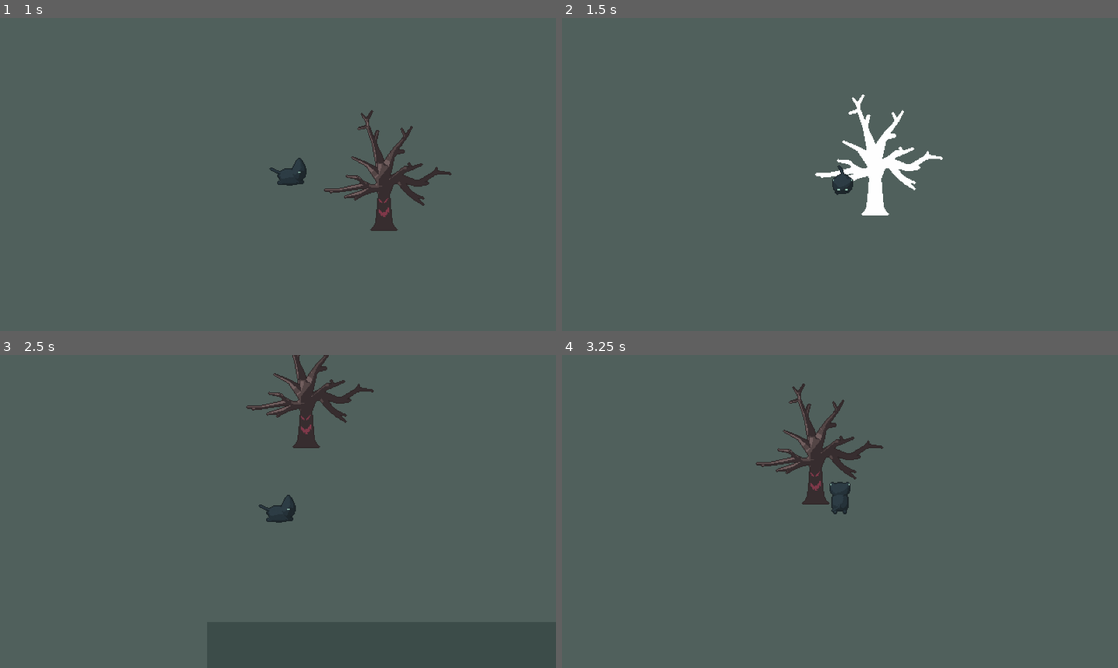
Above: before the commit, frames 1-4 (two rows, left to right).
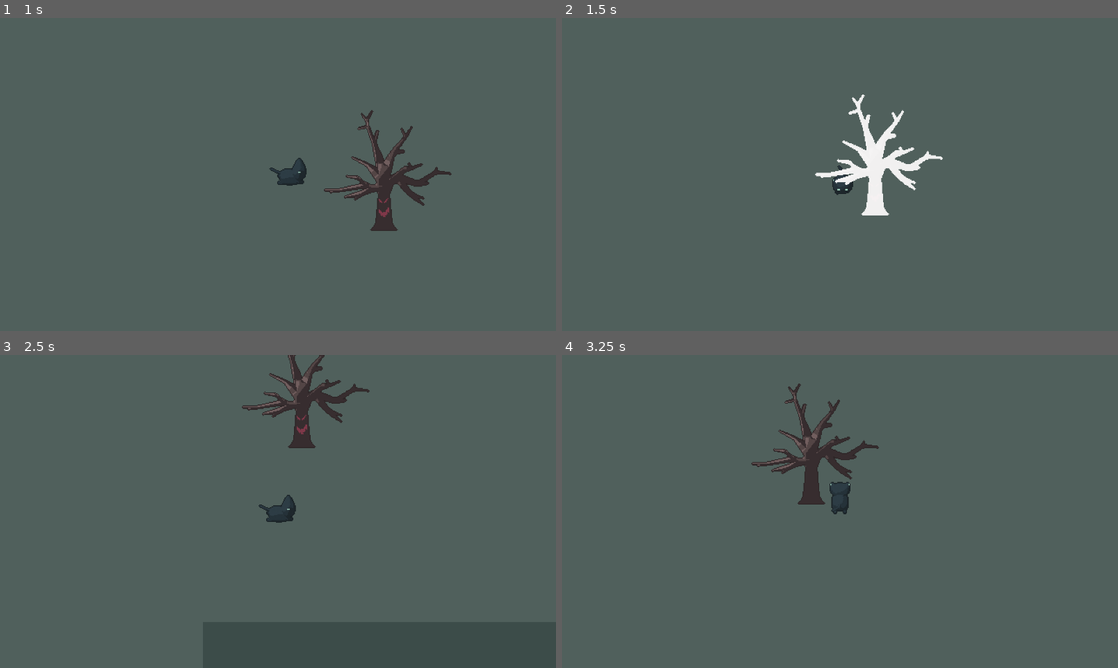
Above: after the commit, the same moments.

Repository: deerformera/neruka
Game: Godot game, scene res://worlds/world.tscn
The game is run twice, just before and just after one commit, with the same random seed, the same clock (stepped at 60 frames per second) and the same inputs.
Inputs:
- Up to frame 1 (1 s): tap Enter at 0.5 s; hold D (n_right) from 0.53 s (still down); tap 1 (n_ability1) at 0.6 s
- Up to frame 2 (1.5 s): release D (n_right) at 1.28 s; hold S (n_down) from 1.28 s (still down); tap 2 (n_ability2) at 1.35 s
- Up to frame 3 (2.5 s): release S (n_down) at 2.03 s; hold D (n_right) from 2.03 s (still down); hold Space (n_attack) from 2.03 s (still down)
- Up to frame 4 (3.25 s): release D (n_right) at 2.78 s; release Space (n_attack) at 2.78 s; hold W (n_up) from 2.78 s (still down); tap 1 (n_ability1) at 2.85 s

Frame 1 is identical in both runs. In frame 2, less than 0.1% of the frame differs, in the area x 49-53%, y 48-54%; in frame 3, 1.3%; in frame 4, 1.5%, in the area x 34-58%, y 9-48%.
Error before the commit: Invalid call to function 'get_current_node' in base 'AnimationNodeStateMachinePlayback'. Expected 0 arguments. (res://characters/flor/states/hurt.gd:10)

Commit message:
combat fix

Diff:
--- a/characters/cat/cat.tscn
+++ b/characters/cat/cat.tscn
@@ -1770,3 +1770,8 @@
 
 [node name="Attack" type="Node" parent="StateMachine"]
 script = ExtResource( 6 )
+
+[node name="WallRay" type="RayCast2D" parent="."]
+enabled = true
+cast_to = Vector2( 32, 0 )
+collision_mask = 5
--- a/characters/cat/states/attack.gd
+++ b/characters/cat/states/attack.gd
@@ -23,6 +23,10 @@
 
 	if valid && animnode == "Walk": machine.travel("Normal")
 
+	var cat = owner as Character
+
+	owner.get_node("WallRay").rotation = owner.velocity_static.angle()
+
 func attack(animnode: String):
 	yield(get_tree().create_timer(0.2), "timeout")
 
@@ -32,8 +36,11 @@
 	if animnode == "Attack2": slash_ins.get_node("AnimatedSprite").flip_v = true
 	owner.get_parent().add_child(slash_ins)
 
-	create_tween().tween_property(
-		owner,
-		"global_position",
-		owner.global_position + owner.velocity_static * 5,
-		0.05).set_trans(Tween.TRANS_QUINT).set_ease(Tween.EASE_OUT)
+	var ray: RayCast2D = owner.get_node("WallRay")
+
+	if !ray.is_colliding():
+		create_tween().tween_property(
+			owner,
+			"global_position",
+			owner.global_position + owner.velocity_static * 10,
+			0.05).set_trans(Tween.TRANS_QUINT).set_ease(Tween.EASE_OUT)
--- a/characters/flor/flor.tscn
+++ b/characters/flor/flor.tscn
@@ -81,7 +81,7 @@
 tracks/0/enabled = true
 tracks/0/keys = {
 "times": PoolRealArray( 0, 0.2 ),
-"transitions": PoolRealArray( 10, 1 ),
+"transitions": PoolRealArray( 5, 1 ),
 "update": 0,
 "values": [ 1.0, 0.0 ]
 }
@@ -194,6 +194,7 @@
 [sub_resource type="AnimationNodeStateMachinePlayback" id=23]
 
 [node name="Flor" type="KinematicBody2D"]
+z_index = 1
 collision_layer = 4
 collision_mask = 2
 script = ExtResource( 5 )
--- a/characters/flor/states/hurt.gd
+++ b/characters/flor/states/hurt.gd
@@ -7,6 +7,6 @@
 	owner.animstate.travel("Hurt")
 
 func update():
-	var animnode = owner.animstate.get_current_node("Hurt")
+	var animnode = owner.animstate.get_current_node()
 	if !valid && animnode == "Hurt": valid = true
 	if valid && animnode == "Aggressive": machine.travel("Aggressive")
--- a/classes/enemy.gd
+++ b/classes/enemy.gd
@@ -8,6 +8,10 @@
 func _ready():
 	get_node("AlertArea").connect("body_entered", self, "onAlert")
 	get_node("LimitArea").connect("body_exited", self, "onLimit")
+
+func damaged(val):
+	.damaged(val)
+	get_node("StateMachine").travel("Hurt")
 
 func onAlert(body: Character):
 	target = body
--- a/misc/scenes/orb.gd
+++ b/misc/scenes/orb.gd
@@ -16,9 +16,12 @@
 
 func spawn():
 	var rng = Utils.create_rng()
-	var vec = Vector2(
-		rng.randi_range(-50, 50),
-		rng.randi_range(-50, 50))
+	var vec = Vector2()
+	while vec.length() < 50:
+		vec = Vector2(
+			rng.randi_range(-100, 100),
+			rng.randi_range(-100, 100))
+
 	var tw = create_tween()
 	tw.tween_property(self, "global_position", global_position + vec, 0.5).set_trans(Tween.TRANS_EXPO).set_ease(Tween.EASE_OUT)
 	yield(tw, "finished")
